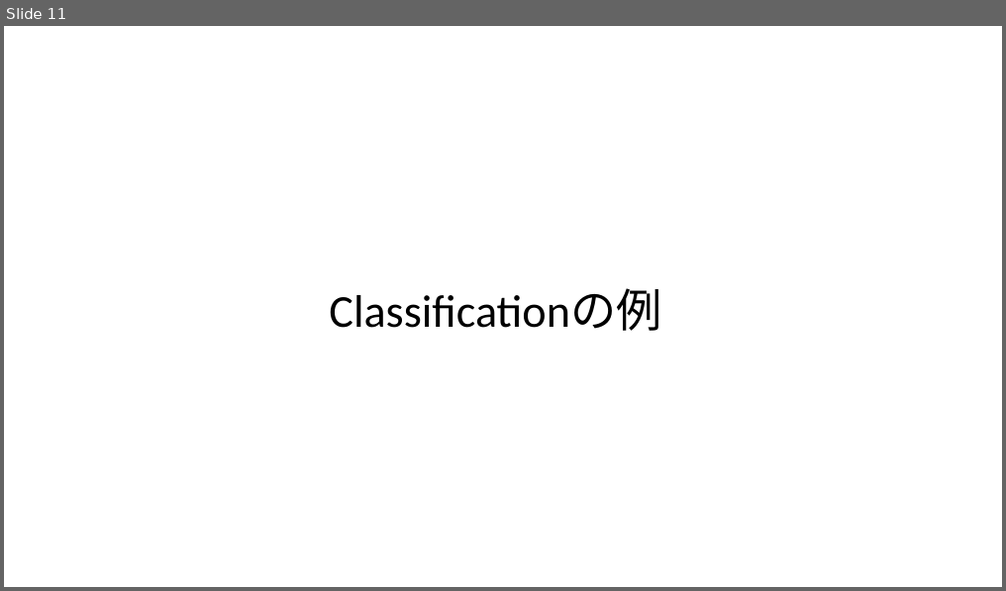
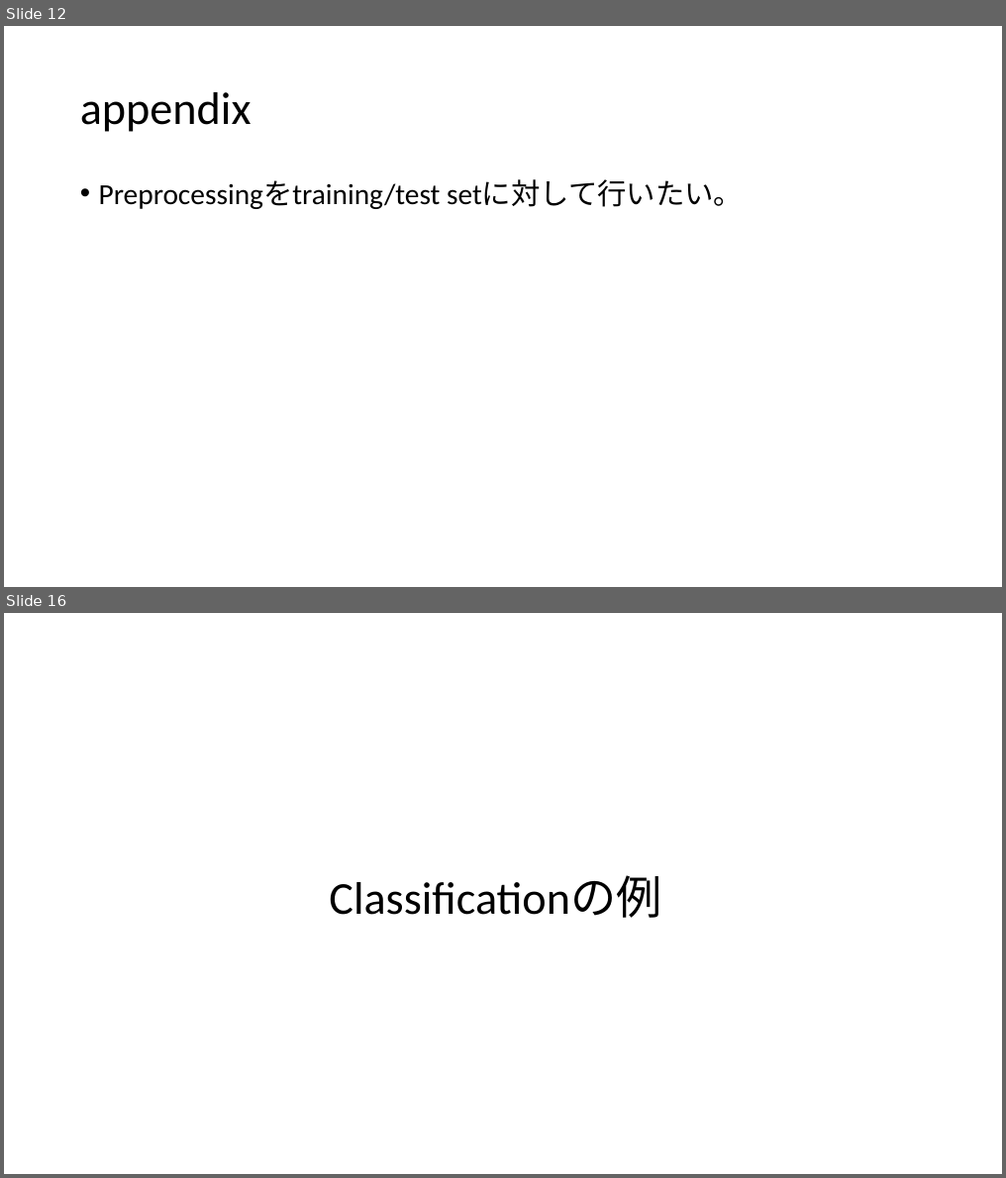
Before and after one commit to nim-hrkn/orange_examples, a slide deck: Orange_explanation.pptx. Shown one above the other, each under a label of ours: slide 11 before the commit, slides 12 and 16 after it; the slides between them are not shown. The pictures are 1006x591 and 1006x1178 pixels, drawn with LibreOffice and Linux fonts; fonts in the diff are those of the drawing. Boxes give left, top, right and bottom in pixels: in the first picture for what was removed or moved away, otherwise in the second. Text is boxed around its words. In the diff, an @@ line names an element or a change of style, - is before the commit and + after.

```diff
--- a/Orange_explanation.pptx
+++ b/Orange_explanation.pptx
@@ slide 12 added at box(4, 26, 1002, 587), background #FFFFFF @@
@@ title added at box(80, 92, 252, 132), 44 pt, text #000000 @@
+appendix
@@ text added at box(99, 179, 743, 209), 28 pt, text #000000 @@
+• Preprocessingをtraining/test setに対して行いたい。
@@ what was slide 11 is now slide 16 @@
```
Also in this commit, not shown: 3 slides changed, 6 other slides added, 5 other files.
